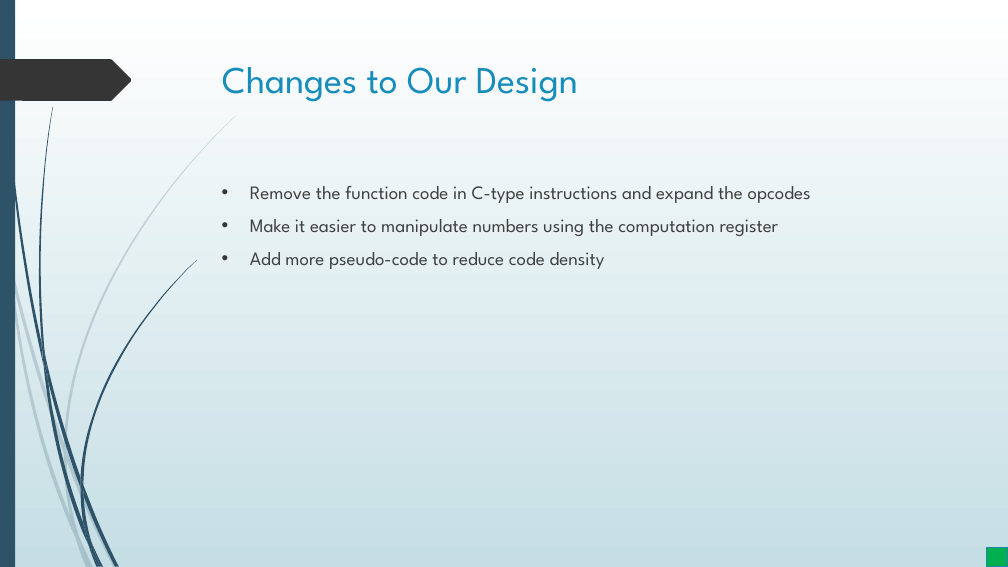
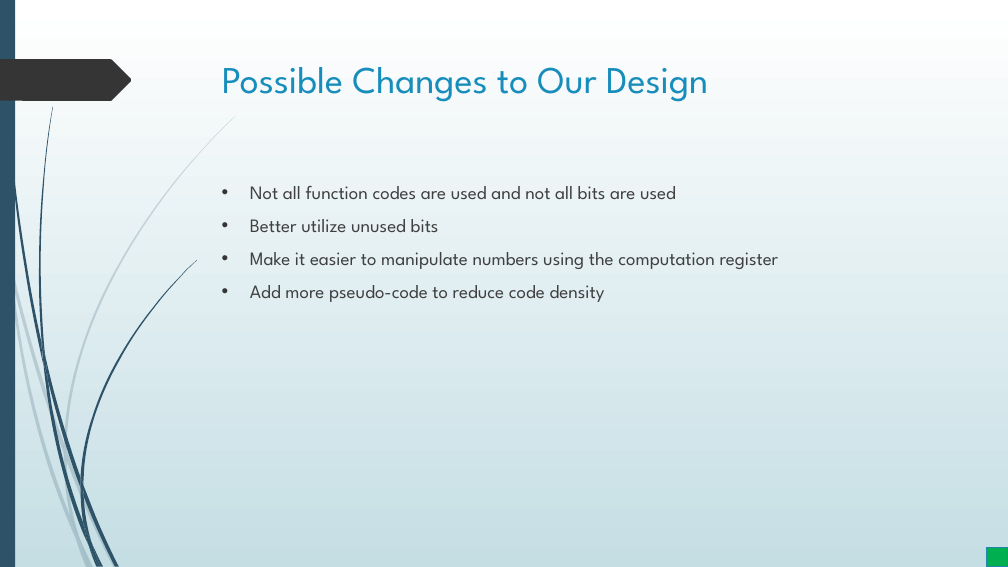
Before and after one commit to merreltc/16-Bit-Processor, a slide deck: slide 8 of FinalReport/FinalPresentation-Working.pptx. Drawn at 1008x567 pixels with LibreOffice and Linux fonts; fonts in the diff are those of the drawing. Boxes give left, top, right and bottom in pixels: in the first picture for what was removed or moved away, otherwise in the second. Text is boxed around its words. In the diff, an @@ line names an element or a change of style, - is before the commit and + after.

```diff
--- a/FinalReport/FinalPresentation-Working.pptx
+++ b/FinalReport/FinalPresentation-Working.pptx
@@ title at box(222, 67, 708, 102): text changed @@
-Changes to Our Design
+Possible Changes to Our Design
@@ text at box(250, 186, 676, 232): text changed @@
-• Remove the function code in C-type instructions and expand the opcodes
+• Not all function codes are used and not all bits are used
+• Better utilize unused bits
```
Also in this commit, not shown: 6 other slides changed, 1 slide removed.
